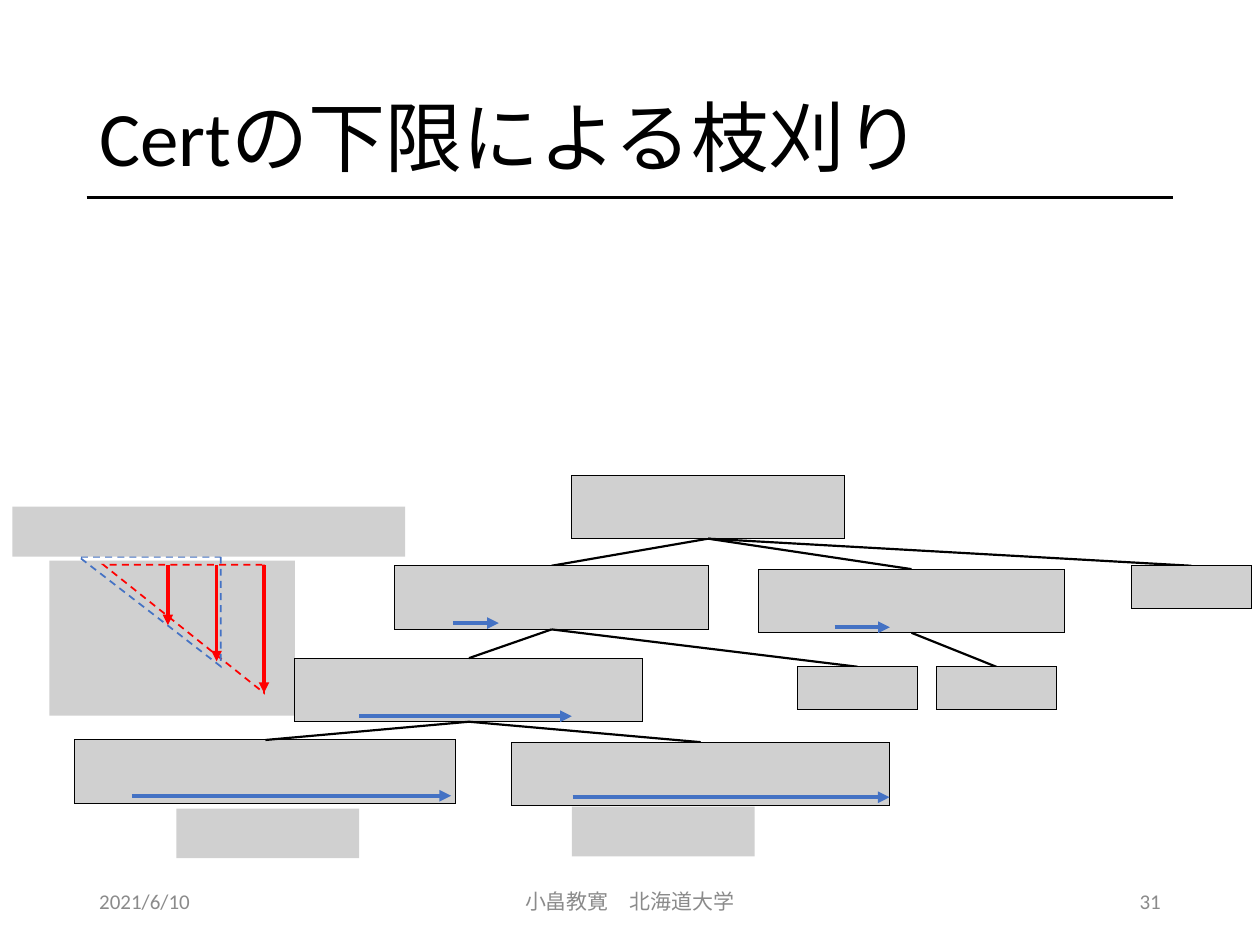
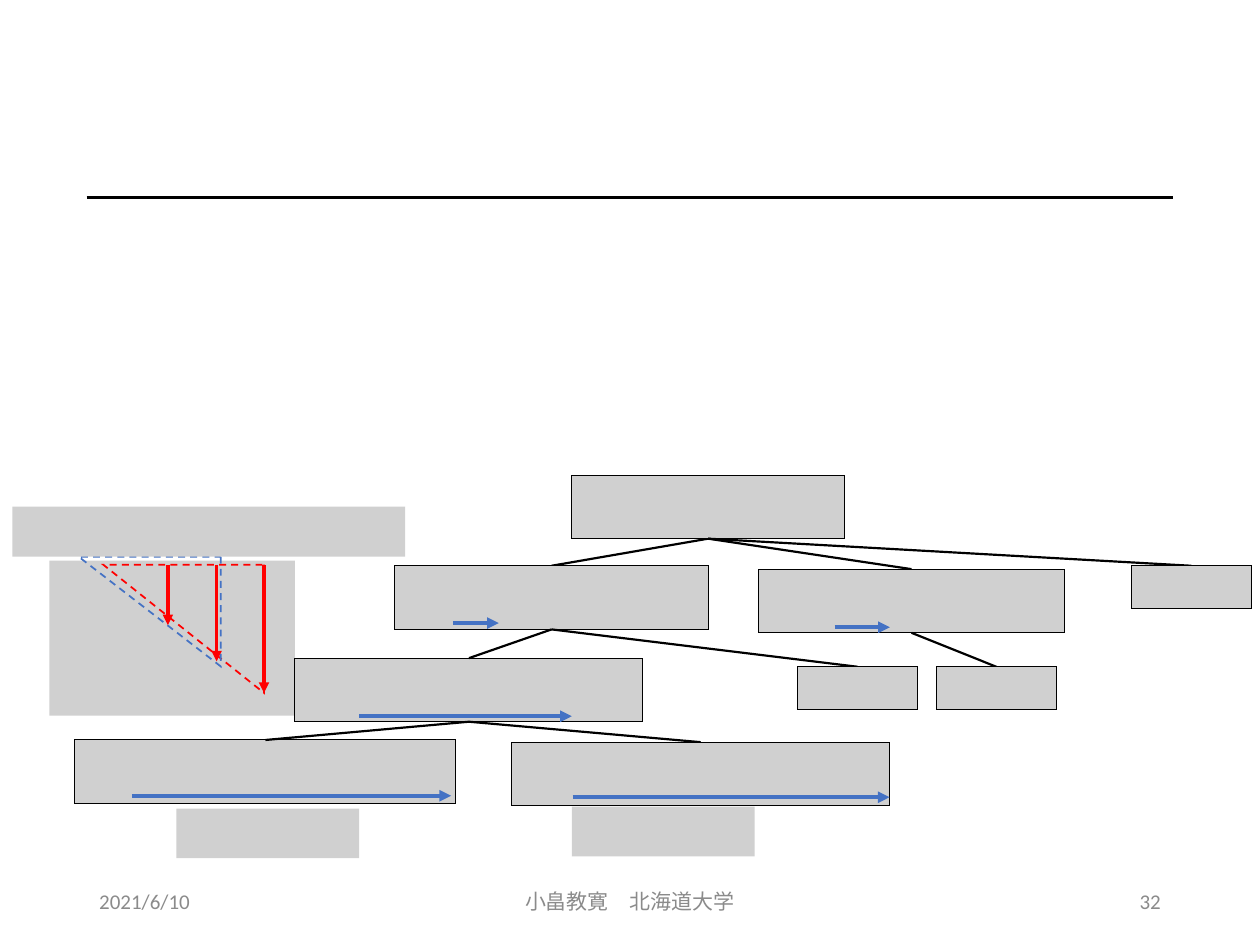
Before and after one commit to obatakyoukan/isomorphism, a slide deck: slide 32 of Isomorphism.pptx (slide 31 before the commit). Drawn at 1260x945 pixels with LibreOffice and Linux fonts; fonts in the diff are those of the drawing; grey boxes stand for pictures. Boxes give left, top, right and bottom in pixels: in the first picture for what was removed or moved away, otherwise in the second. Text is boxed around its words. In the diff, an @@ line names an element or a change of style, - is before the commit and + after.

```diff
--- a/Isomorphism.pptx
+++ b/Isomorphism.pptx
@@ title removed at (99, 102, 922, 173) @@
-Certの下限による枝刈り
@@ page number at (1140, 895, 1161, 909): text changed @@
-31
+32
```
Also in this commit, not shown: 4 other slides changed, 1 slide added, 2 slides removed.
